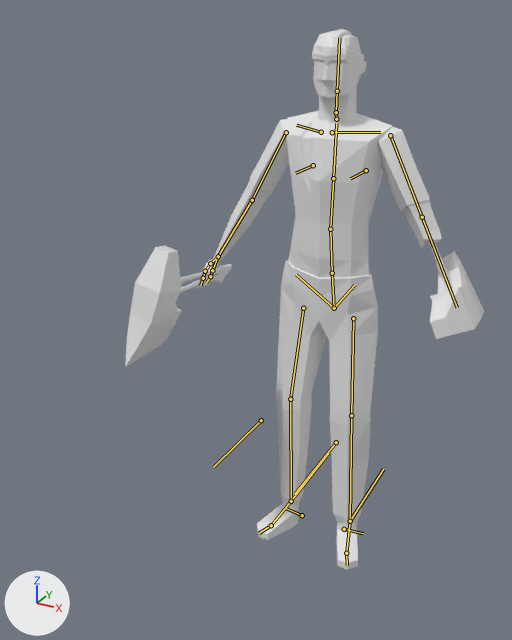
The Blender file salemstalker/Assets/3D/charatermodel/lumberjack.blend, before and after one commit.
Before and after are seen from a 50 mm lens placed at (0.882, -2.12, 1.921), pointed at (-0.073, -0.382, 1.052). The axes (+X, +Y, +Z) are drawn at lower left. The lights are the same throughout. The bones that bend it are drawn over the model as lines.

In view in the first picture: 'Cube.002', 'Cube.003', 'Cube.007', 'arms', 'body', 'head'.
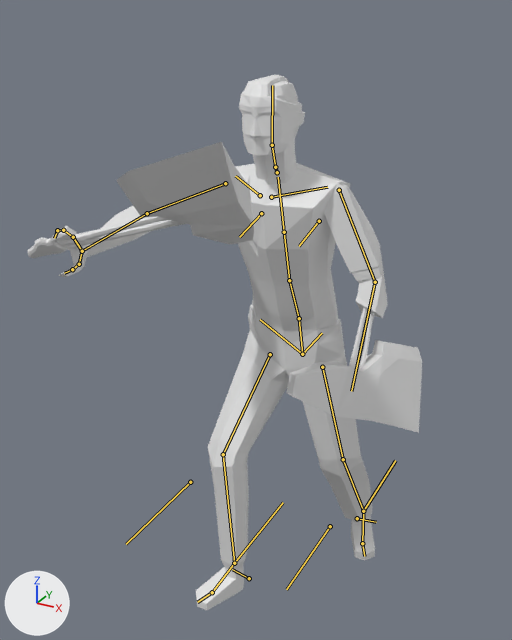
The newer file adds an action. The first version stands in its rest pose; the second is drawn at frame 20 of the action 'metarigAction.003'.

Location of each change, [x1, y1, x2, y2] in pixels of the pictures (512 x 640 px):
'body', posed (32% wider): before [257, 111, 392, 570]; after [196, 163, 375, 610]
'Cube.002', posed (110% wider): before [125, 246, 232, 367]; after [28, 142, 254, 258]
'arms', posed (39% wider, 19% shorter): before [197, 119, 442, 289]; after [48, 180, 388, 318]
'head', posed (20% wider, 16% taller): before [312, 29, 367, 124]; after [239, 75, 305, 185]
'axe_arm', now drawn: after [287, 340, 422, 433]
'Cube.003', no longer drawn: before [430, 251, 484, 339]
'skeleton', now drawn: after [349, 272, 384, 370]
'Cube.007', no longer drawn: before [429, 242, 453, 291]
bone 'spine', root to tip: before (334, 308) to (332, 273); after (302, 354) to (299, 318)
bone 'spine.001', root to tip: before (332, 273) to (330, 229); after (299, 318) to (289, 280)
bone 'spine.006', root to tip: before (337, 91) to (339, 38); after (272, 145) to (272, 85)
bone 'upper_arm.L', root to tip: before (286, 132) to (252, 200); after (225, 183) to (147, 213)
bone 'forearm.L', root to tip: before (252, 200) to (218, 256); after (147, 213) to (82, 251)
bone 'hand.L', root to tip: before (218, 256) to (210, 263); after (82, 251) to (73, 237)
bone 'hand.L.003', root to tip: before (210, 263) to (205, 271); after (73, 237) to (63, 230)
bone 'hand.L.001', root to tip: before (205, 271) to (203, 278); after (63, 230) to (57, 230)
bone 'hand.L.002', root to tip: before (203, 278) to (200, 285); after (57, 230) to (54, 238)
bone 'forearm.L.001', root to tip: before (218, 256) to (212, 270); after (82, 251) to (79, 264)
bone 'upper_arm.R', root to tip: before (390, 135) to (422, 217); after (339, 190) to (375, 282)
bone 'forearm.R', root to tip: before (422, 217) to (457, 307); after (375, 282) to (351, 391)
bone 'foot.R', root to tip: before (350, 521) to (346, 553); after (363, 511) to (362, 543)
bone 'shin.R.001', root to tip: before (350, 521) to (383, 469); after (363, 511) to (395, 460)
bone 'thigh.R.001', root to tip: before (336, 442) to (294, 494); after (330, 526) to (286, 589)
bone 'shin.L.001', root to tip: before (291, 501) to (329, 452); after (234, 563) to (283, 502)

What the commit changed:
Bone 'spine' (bone_spine) moves from (0.0, 0.0, 0.0) to (0.003, -0.001, 0.272).
Bone 'spine.001' (bone_spine_001) turns from (0, 0, 0) to (16, 0, 0) degrees about its own x, y and z.
Bone 'spine.006' (bone_spine_006) turns from (0, 0, 0) to (-16, 0, 1) degrees about its own x, y and z.
Bone 'upper_arm.L' (bone_upper_arm_l) turns from (0, 0, 0) to (-65, -30, -36) degrees about its own x, y and z.
Bone 'forearm.L' (bone_forearm_l) turns from (0, 0, 0) to (3, -4, -18) degrees about its own x, y and z.
Bone 'hand.L' (bone_hand_l) turns from (0, 0, 0) to (-46, 15, 32) degrees about its own x, y and z.
Bone 'hand.L.003' (bone_hand_l_003) turns from (0, 0, 0) to (10, 4, -16) degrees about its own x, y and z.
Bone 'hand.L.001' (bone_hand_l_001) turns from (0, 0, 0) to (6, 2, -10) degrees about its own x, y and z.
Bone 'hand.L.002' (bone_hand_l_002) turns from (0, 0, 0) to (12, 7, -25) degrees about its own x, y and z.
Bone 'forearm.L.001' (bone_forearm_l_001) turns from (0, 0, 0) to (5, -13, 8) degrees about its own x, y and z.
Bone 'upper_arm.R' (bone_upper_arm_r) turns from (0, 0, 0) to (-5, 31, 8) degrees about its own x, y and z.
Bone 'forearm.R' (bone_forearm_r) turns from (0, 0, 0) to (-14, 9, 30) degrees about its own x, y and z.
Bone 'foot.R' (bone_foot_r) turns from (0, 0, 0) to (-25, -7, 5) degrees about its own x, y and z.
Bone 'shin.R.001' (bone_shin_r_001) moves from (0.0, 0.0, 0.0) to (0.035, 0.055, 0.02).
Bone 'thigh.R.001' (bone_thigh_r_001) moves from (0.0, 0.0, 0.0) to (0.006, 0.207, 0.242).
Bone 'shin.L.001' (bone_shin_l_001) moves from (0.0, 0.0, 0.0) to (-0.021, -0.416, 0.003).
